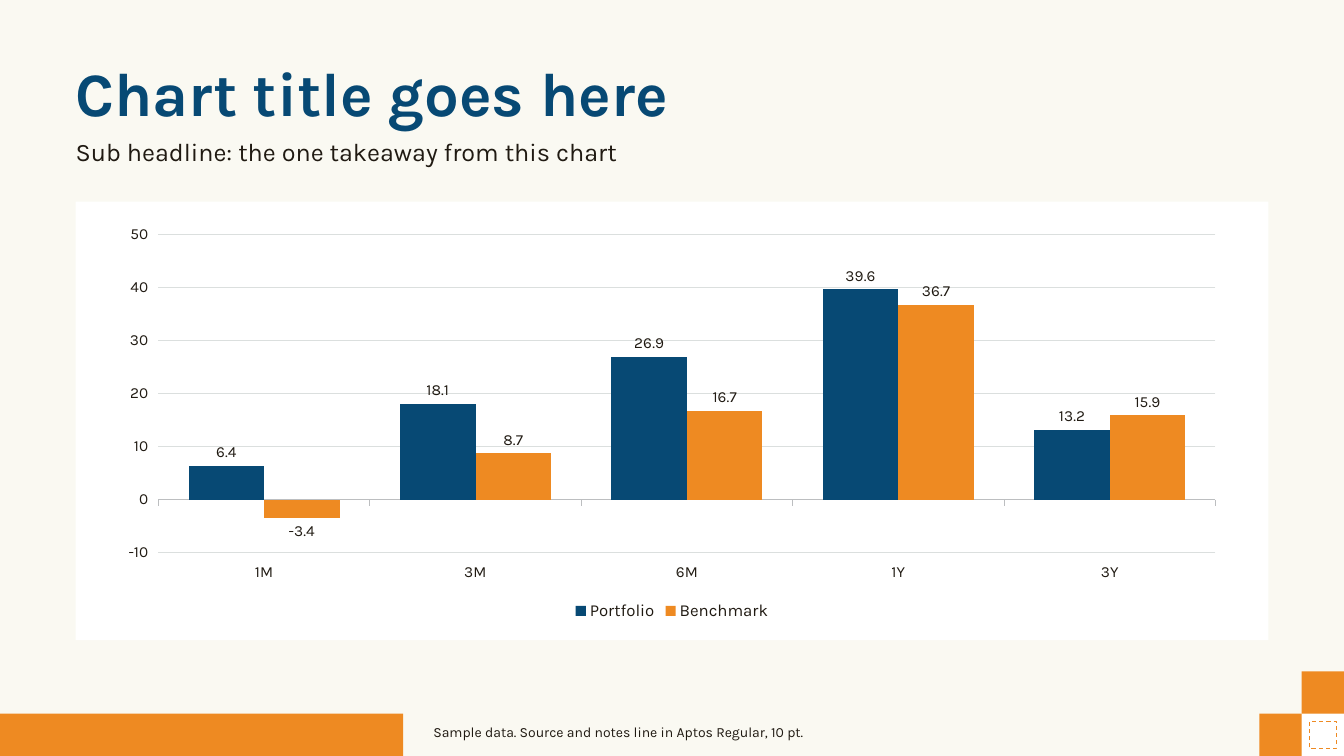
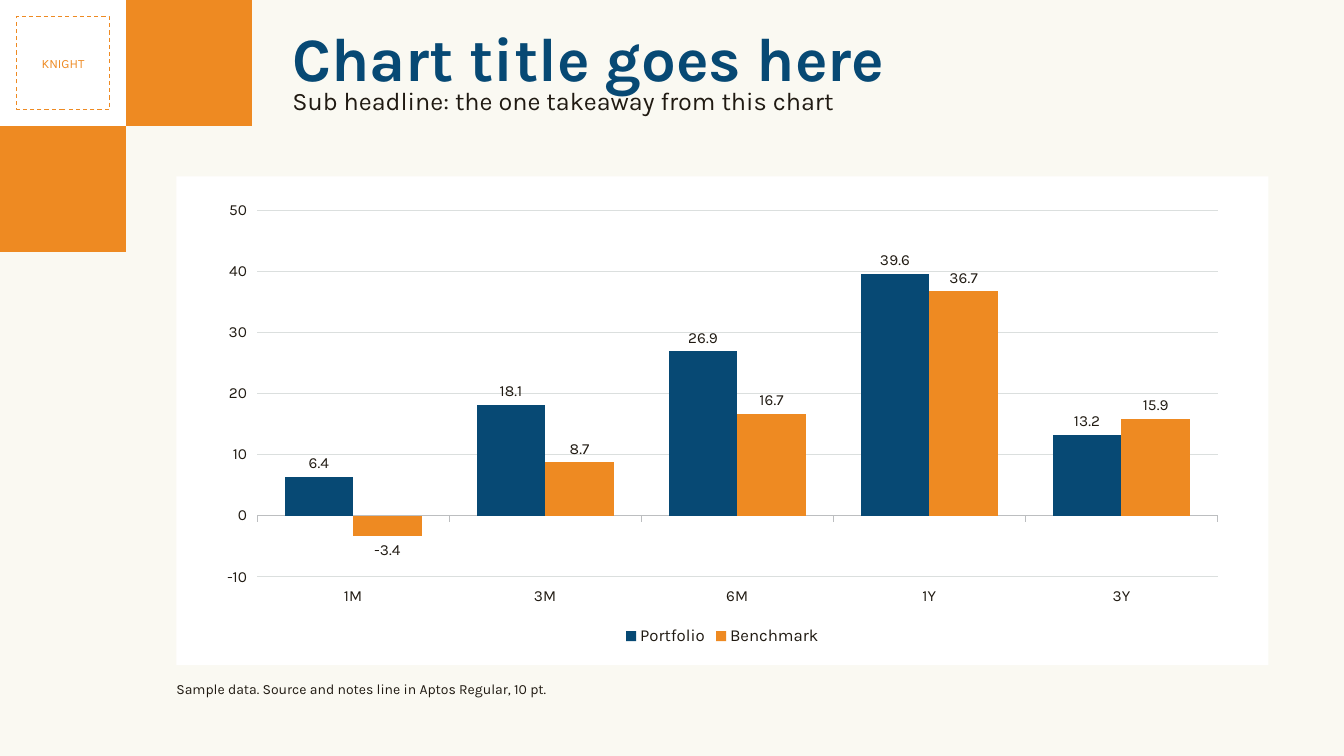
Before and after one commit to soumyakarwa/emkay-ppt-templates, a slide deck: slide 7 of Emkay_Master_Template.pptx. Drawn at 1344x756 pixels with LibreOffice and Linux fonts; fonts in the diff are those of the drawing. Boxes give left, top, right and bottom in pixels: in the first picture for what was removed or moved away, otherwise in the second. Text is boxed around its words. In the diff, an @@ line names an element or a change of style, - is before the commit and + after.

```diff
--- a/Emkay_Master_Template.pptx
+++ b/Emkay_Master_Template.pptx
@@ rectangle added at (0, 0, 126, 126), fill #FFFFFF @@
@@ rectangle added at (16, 16, 109, 109), outline #EE8A22 0.75 pt dashed, 9 pt, text #EE8A22 @@
+KNIGHT
@@ rectangle added at (126, 0, 252, 126), fill #EE8A22 @@
@@ text "Chart title goes here": place and size @@
-text "Chart title goes here" at (76, 72, 668, 131)
+text "Chart title goes here" at (292, 37, 885, 96)
@@ text "Sub headline: the one takeaway ..." rewrapped from (76, 143, 617, 167) to (292, 88, 834, 116) @@
@@ rectangle added at (0, 126, 126, 252), fill #EE8A22 @@
@@ rectangle: place and size @@
-rectangle at (76, 202, 1268, 640)
+rectangle at (176, 176, 1268, 665)
@@ column chart: place and size @@
-column chart at (106, 217, 1238, 625)
+column chart at (207, 192, 1238, 650)
@@ text "Sample data. Source and notes ...": place and size @@
-text "Sample data. Source and notes ..." at (433, 727, 803, 741)
+text "Sample data. Source and notes ..." at (176, 684, 546, 698)
@@ rectangle removed at (1302, 671, 1344, 714) @@
@@ rectangle removed at (0, 714, 403, 756) @@
@@ rectangle removed at (1259, 714, 1302, 756) @@
@@ rectangle removed at (1302, 714, 1344, 756) @@
@@ rectangle removed at (1310, 722, 1337, 749) @@
```
Also in this commit, not shown: 13 other slides changed, 3 other files.
